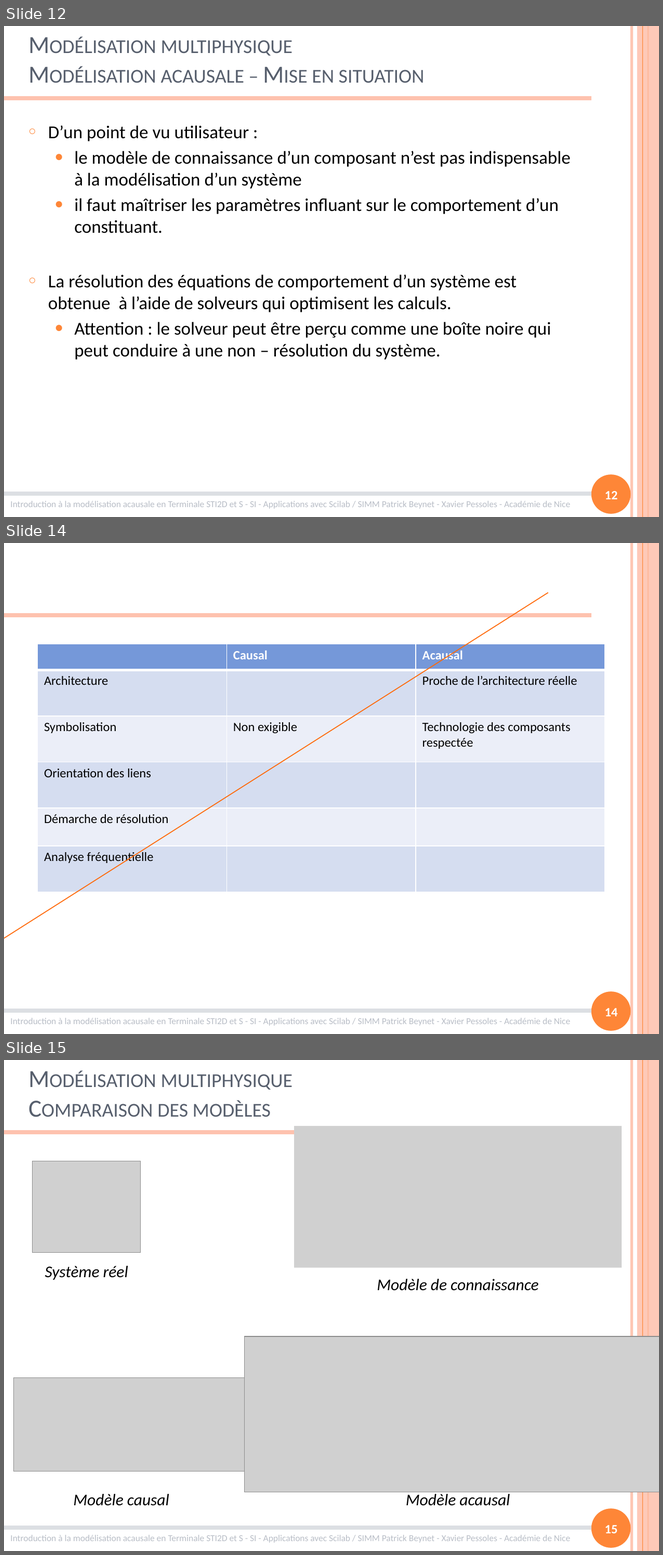
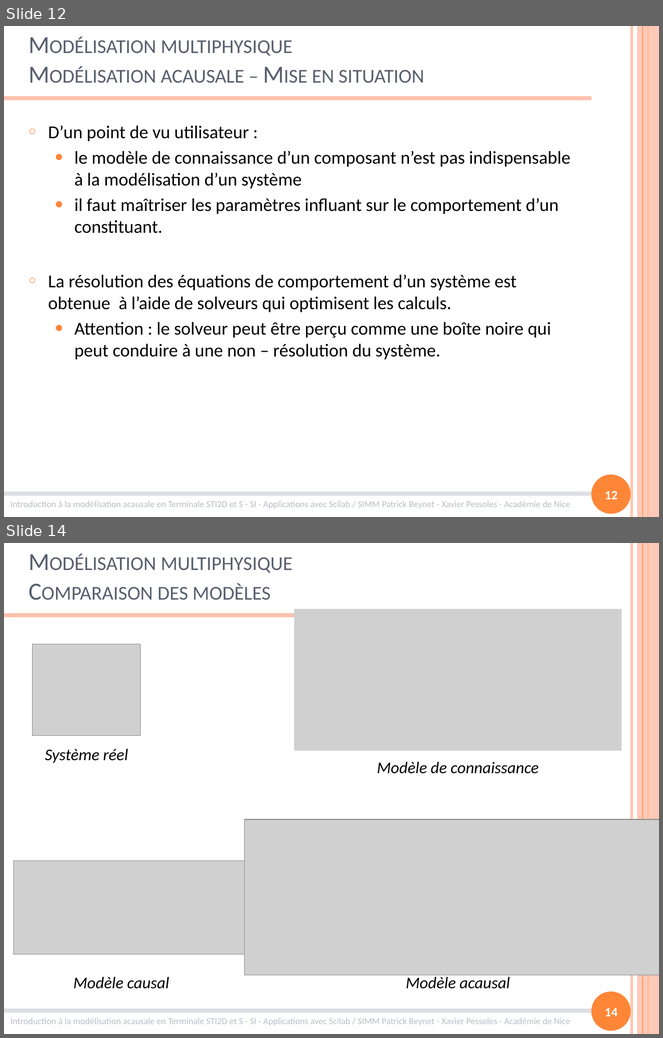
Before and after one commit to xpessoles/Formations, a slide deck: ModelisationMultiphysique/ModelisationMultiphysique.pptx. Shown one above the other, each under a label of ours: slides 12, 14 and 15 before the commit, slides 12 and 14 after it; the slides between them are not shown. The pictures are 663x1555 and 663x1038 pixels, drawn with LibreOffice and Linux fonts; fonts in the diff are those of the drawing; grey boxes stand for pictures. Boxes give left, top, right and bottom in pixels: in the first picture for what was removed or moved away, otherwise in the second. Text is boxed around its words. In the diff, an @@ line names an element or a change of style, - is before the commit and + after.

```diff
--- a/ModelisationMultiphysique/ModelisationMultiphysique.pptx
+++ b/ModelisationMultiphysique/ModelisationMultiphysique.pptx
@@ slide 14 removed at bbox=[4, 543, 659, 1034], background #FFFFFF; not listed: 8 template elements that a slide beside it also shows @@
@@ line removed from (4, 943) to (548, 593) @@
@@ table removed at bbox=[37, 644, 606, 893], 6 rows, 3 columns @@
- | Causal | Acausal
-Architecture |  | Proche de l’architecture réelle
-Symbolisation | Non exigible | Technologie des composants respectée
-Orientation des liens |  | 
-Démarche de résolution |  | 
-Analyse fréquentielle |  | 
@@ page number removed at bbox=[605, 1008, 618, 1017] @@
-14
@@ what was slide 15 is now slide 14 @@
@@ page number at bbox=[605, 1008, 618, 1017]: text changed @@
-15
+14
```
Also in this commit, not shown: 2 slides changed, 1 slide added, 5 other slides removed, 4 other files.
